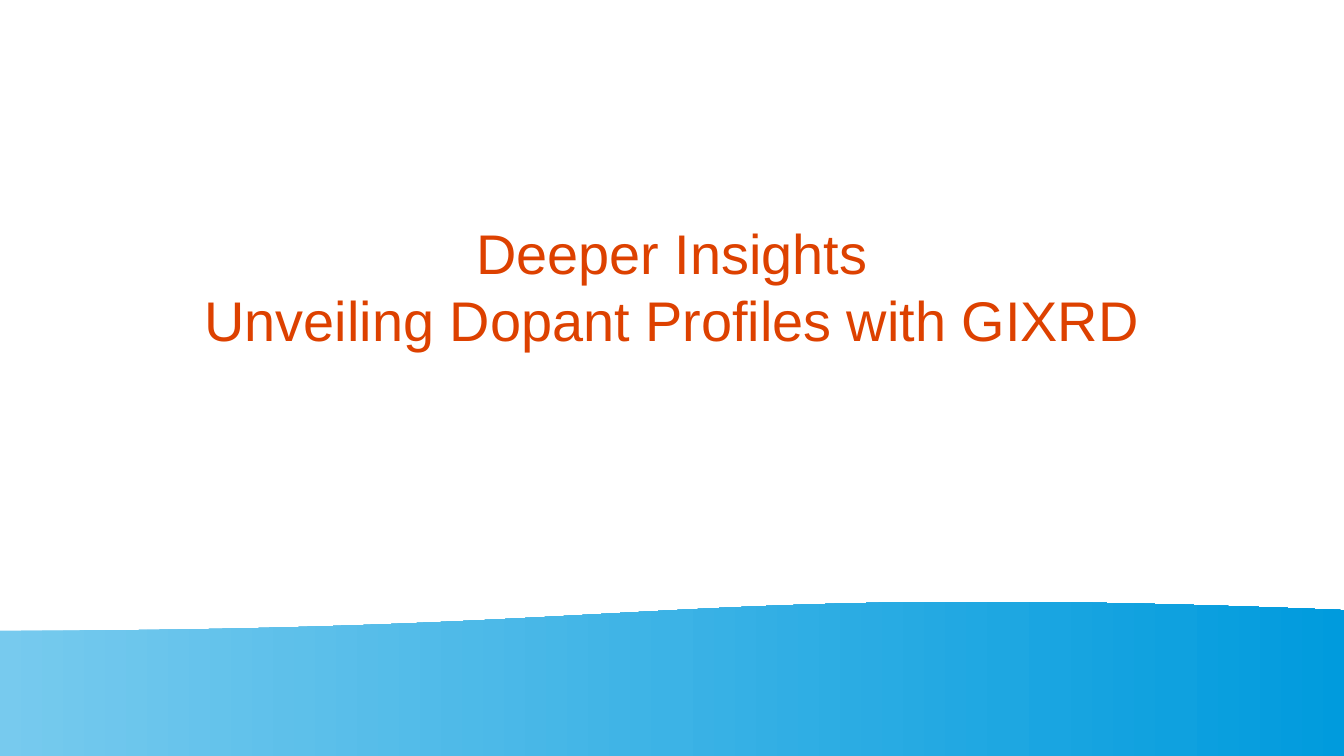
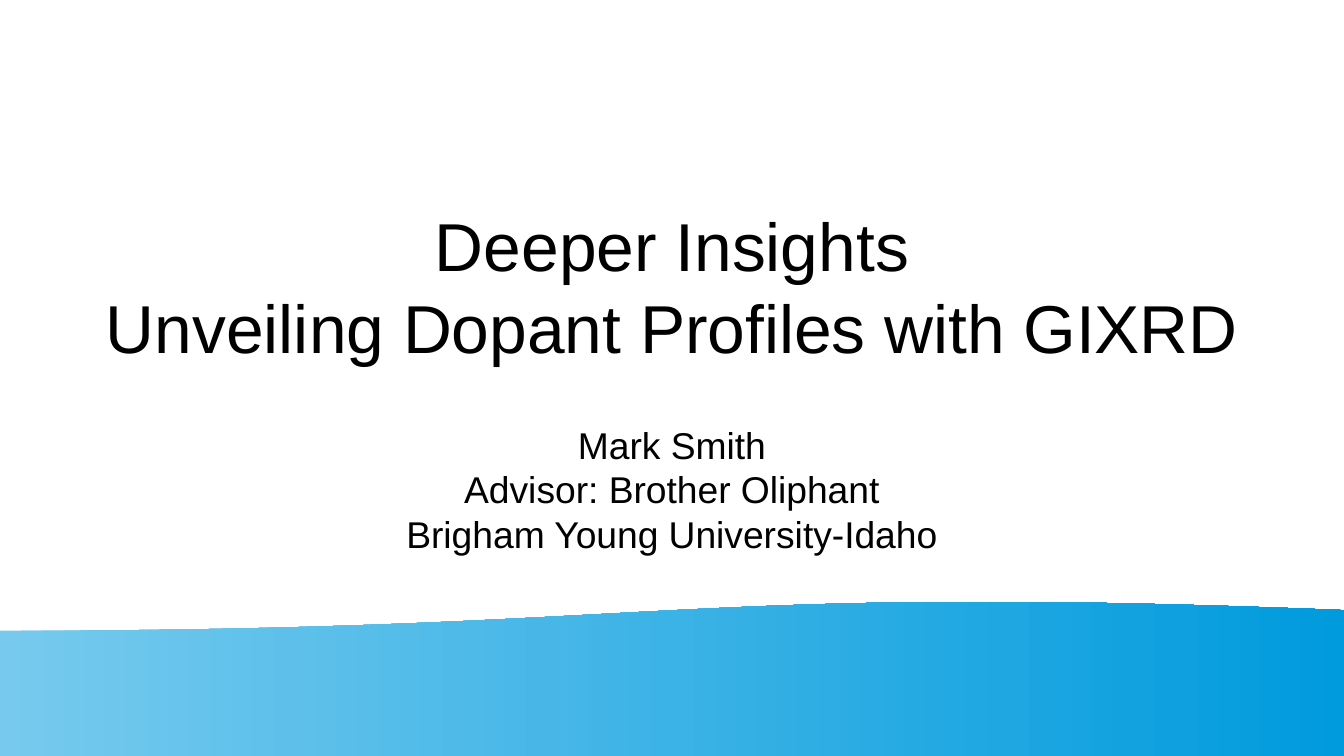
Before and after one commit to MarkS5001/GIXRD-Thesis, a slide deck: slide 1 of Thesis Defense Presentation.odp. Drawn at 1344x756 pixels with LibreOffice and Linux fonts; fonts in the diff are those of the drawing. Boxes give left, top, right and bottom in pixels: in the first picture for what was removed or moved away, otherwise in the second. Text is boxed around its words. In the diff, an @@ line names an element or a change of style, - is before the commit and + after.

```diff
--- a/Thesis Defense Presentation.odp
+++ b/Thesis Defense Presentation.odp
@@ title "Deeper Insights Unveiling Dopant Profiles ..." at bbox=[106, 222, 1237, 366]: size 33 to 40 pt, text colour #DD4100 to #000000 @@
@@ title added at bbox=[406, 432, 938, 556], 22 pt, text #000000 @@
+Mark Smith
+Advisor: Brother Oliphant
+Brigham Young University-Idaho
```
Also in this commit, not shown: 4 slides added, 2 slides removed.
